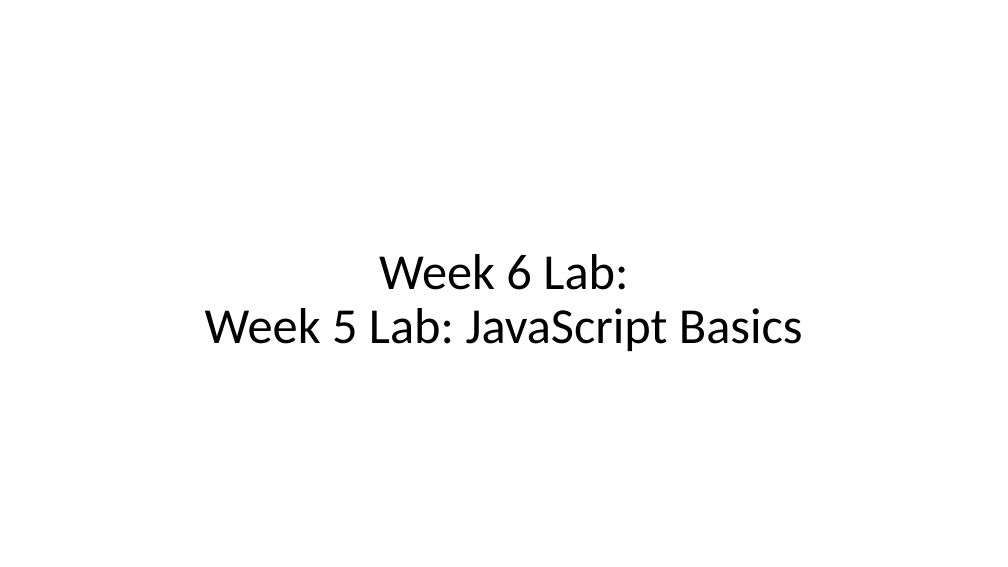
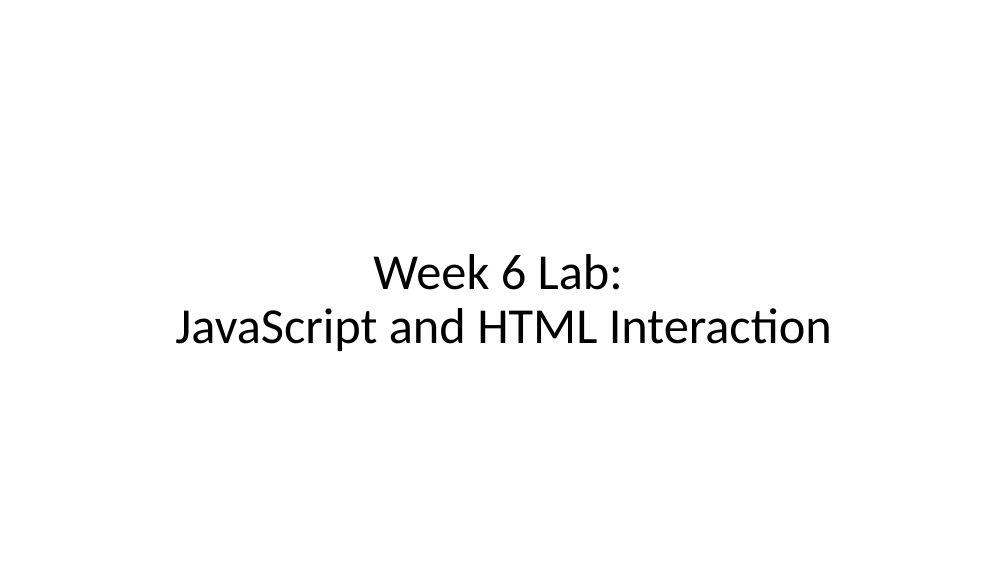
Before and after one commit to EricJPogue/www-epogue-info, a slide deck: slide 5 of CPSC-24700/Presentations/session-15.pptx. Drawn at 1008x567 pixels with LibreOffice and Linux fonts; fonts in the diff are those of the drawing. Boxes give left, top, right and bottom in pixels: in the first picture for what was removed or moved away, otherwise in the second. Text is boxed around its words. In the diff, an @@ line names an element or a change of style, - is before the commit and + after.

```diff
--- a/CPSC-24700/Presentations/session-15.pptx
+++ b/CPSC-24700/Presentations/session-15.pptx
@@ title at [175, 254, 832, 351]: text changed @@
-Week 6 Lab:
-Week 5 Lab: JavaScript Basics
+Week 6 Lab:
+JavaScript and HTML Interaction
```
Also in this commit, not shown: 1 other slide changed, 4 other files.
